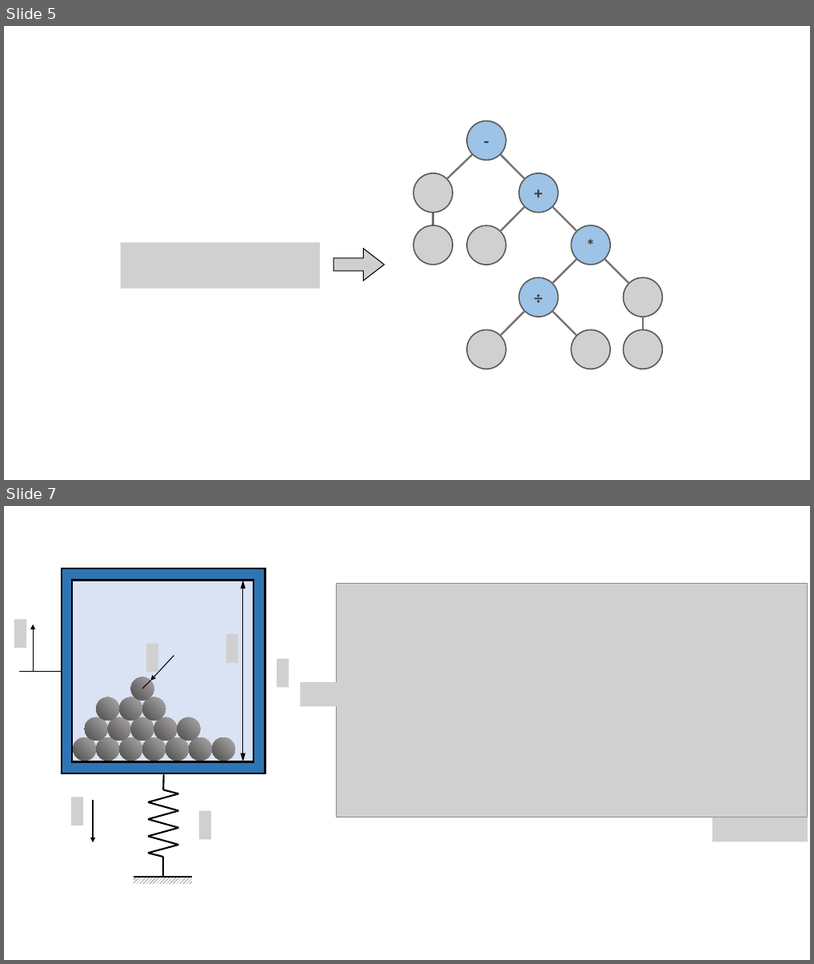
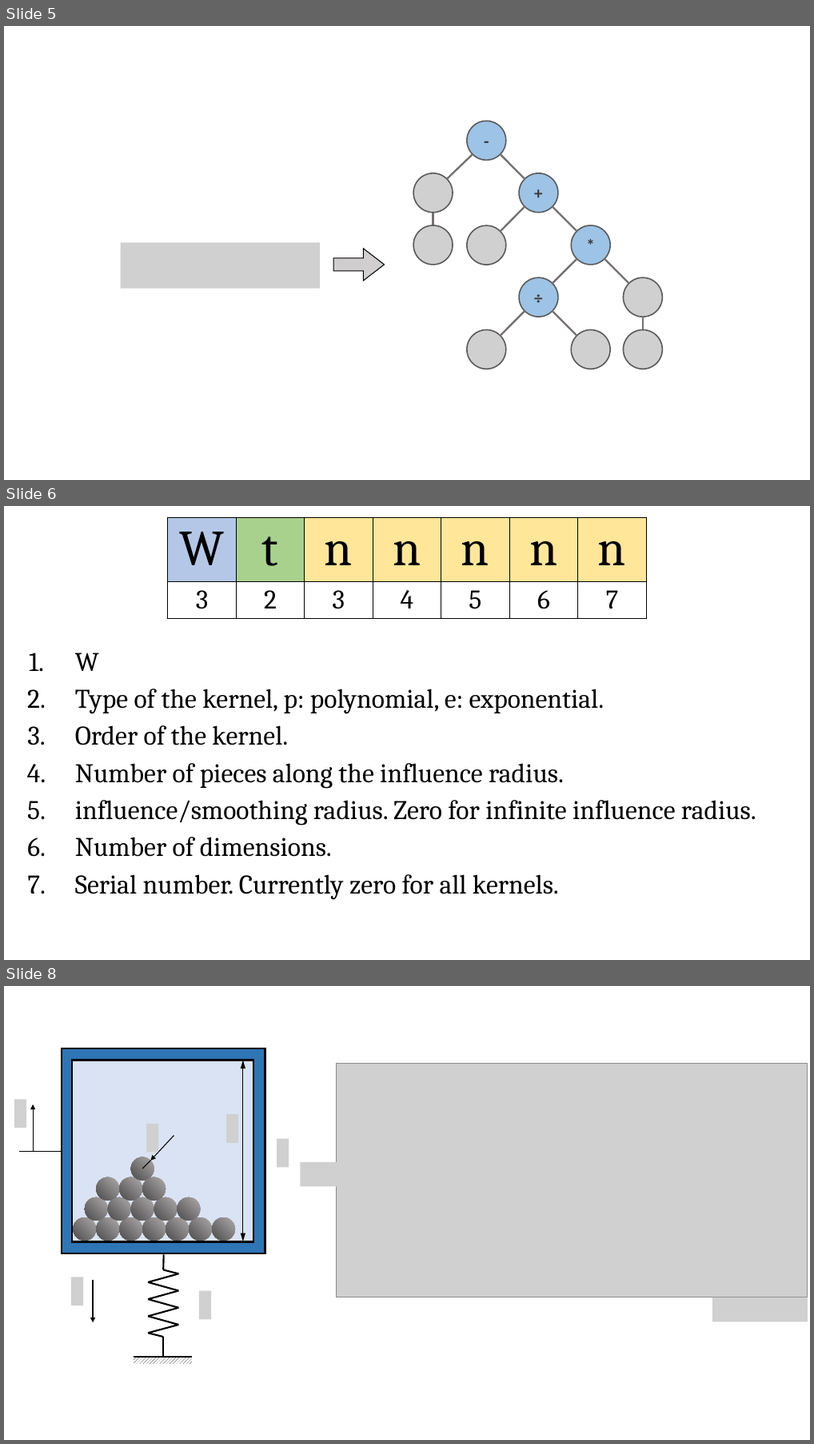
Before and after one commit to HTBalazs/nauticle_user_guide, a slide deck: abrak.pptx. Shown one above the other, each under a label of ours: slides 5 and 7 before the commit, slides 5, 6 and 8 after it; the slides between them are not shown. The pictures are 814x964 and 814x1444 pixels, drawn with LibreOffice and Linux fonts; fonts in the diff are those of the drawing; grey boxes stand for pictures. Boxes give left, top, right and bottom in pixels: in the first picture for what was removed or moved away, otherwise in the second. Text is boxed around its words. In the diff, an @@ line names an element or a change of style, - is before the commit and + after.

```diff
--- a/abrak.pptx
+++ b/abrak.pptx
@@ slide 6 added at (4,506,810,960), background #FFFFFF @@
@@ table added at (168,517,646,622), 2 rows, 7 columns @@
+W | t | n | n | n | n | n
+3 | 2 | 3 | 4 | 5 | 6 | 7
@@ table added at (4,644,810,912), 7 rows, 2 columns @@
+1. | W
+2. | Type of the kernel, p: polynomial, e: exponential.
+3. | Order of the kernel.
+4. | Number of pieces along the influence radius.
+5. | influence/smoothing radius. Zero for infinite influence radius.
+6. | Number of dimensions.
+7. | Serial number. Currently zero for all kernels.
@@ what was slide 7 is now slide 8 @@
```
Also in this commit, not shown: 1 other file.
